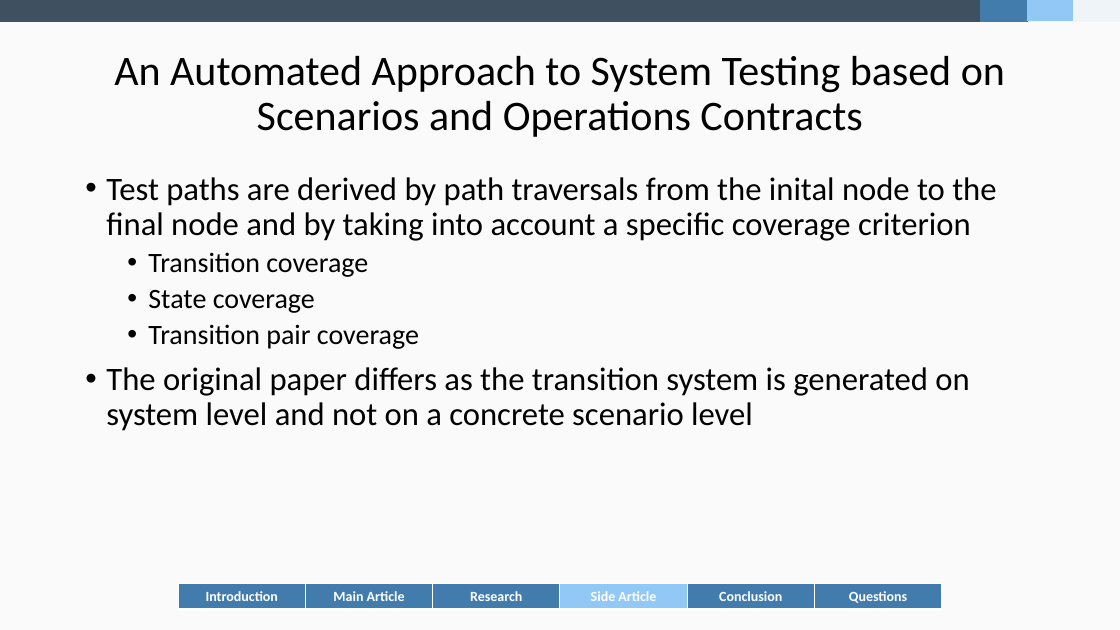
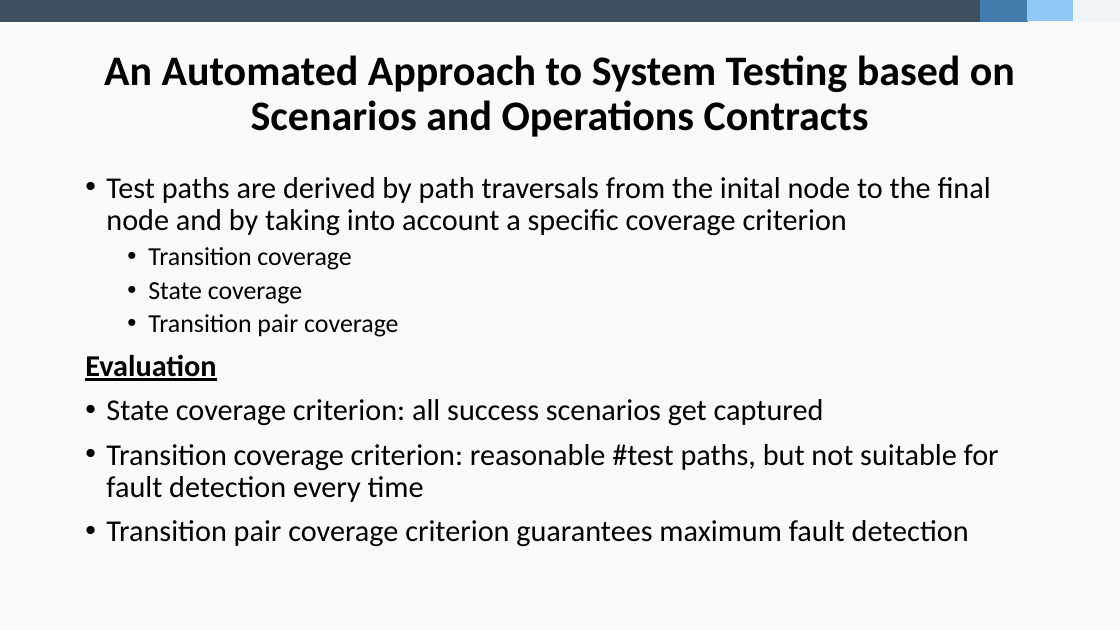
Before and after one commit to fidsusj/SWE-Seminar, a slide deck: slide 19 of doc/Final Presentation F. Hausberger.pptx (slide 16 before the commit). Drawn at 1120x630 pixels with LibreOffice and Linux fonts; fonts in the diff are those of the drawing. Boxes give left, top, right and bottom in pixels: in the first picture for what was removed or moved away, otherwise in the second. Text is boxed around its words. In the diff, an @@ line names an element or a change of style, - is before the commit and + after.

```diff
--- a/doc/Final Presentation F. Hausberger.pptx
+++ b/doc/Final Presentation F. Hausberger.pptx
@@ title "An Automated Approach to System ..." at (104,55,1015,137): bold on @@
@@ text at (106,177,991,337): size 28 to 25.9 pt in "Test paths are derived by path traversals ..."; size 24 to 22.2 pt in "Transition coverage", "State coverage", "Transition pair coverage" @@
@@ text at (85,354,999,547): text changed; size 28 to 25.9 pt @@
-• The original paper differs as the transition system is generated on system level and not on a concrete scenario level
+Evaluation
+• State coverage criterion: all success scenarios get captured
+• Transition coverage criterion: reasonable #test paths, but not suitable for fault detection every time
+• Transition pair coverage criterion guarantees maximum fault detection
@@ table removed at (178,584,939,609), 1 rows, 6 columns @@
-Introduction | Main Article | Research | Side Article | Conclusion | Questions
```
Also in this commit, not shown: 5 other slides changed, 6 slides added, 1 slide removed.
